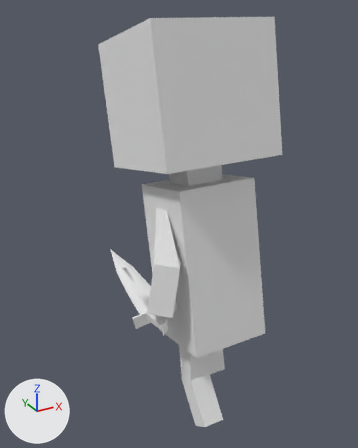
The OBJ model Data/Animations/RunPlayer/run_000008.obj, before and after one commit.
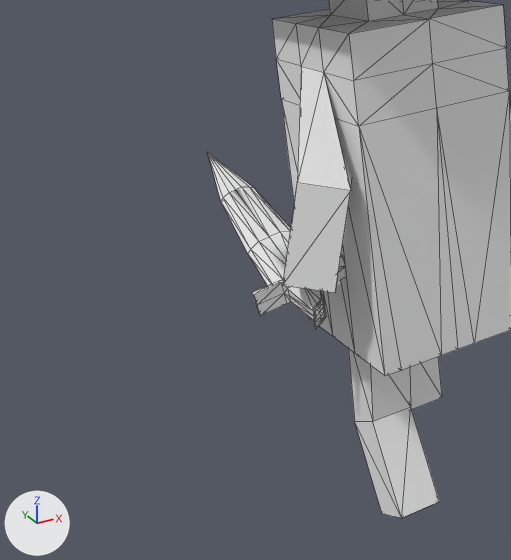
Each version is shown whole from a 50 mm camera at (-0.747, -1.138, 0.977) aimed at (0.061, 0.33, 0.242), then close up on the part from 3% to 72% of the width and 39% to 100% of the height. Lighting does not change. The marker at lower left points along +X, +Y and +Z. The close-ups show mesh edges as thin lines. Where no turn or scale is listed for an object, it has been applied to the vertices. Vertices at the same position are counted once.

The first close-up shows 'Plane_Plane.002'.
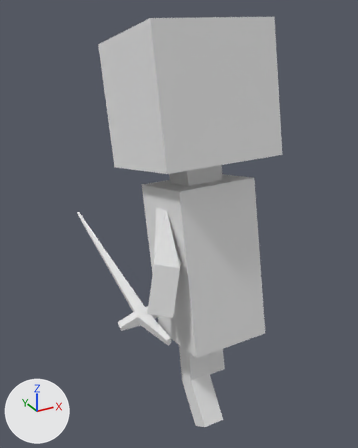
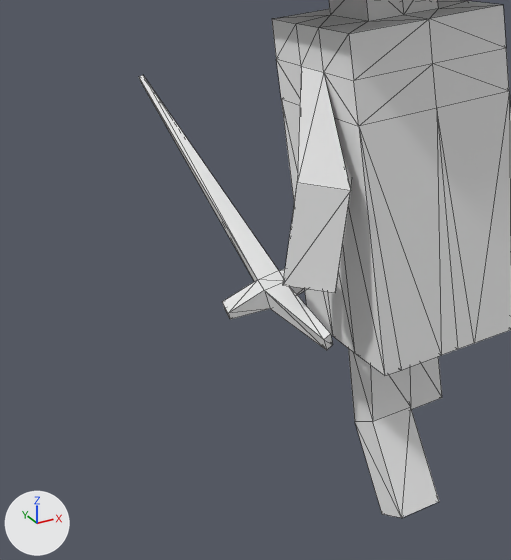
Where the change shows, as pixel boxes [x1, y1, x2, y2] in the close-ups (511 x 560 px):
'Plane_Plane.002', reshaped
    before: [208, 0, 511, 518]
    after: [139, 0, 511, 518]
part 1 of me_plane_plane_002, rebuilt (42% wider, 55% taller)
    before: [208, 153, 344, 330]
    after: [139, 75, 333, 350]

Patch to the scene script:
```diff
--- a/Data/Animations/RunPlayer/run_000008.obj.py
+++ b/Data/Animations/RunPlayer/run_000008.obj.py
@@ me_plane_plane_002 @@
 # used by ob_plane_plane_002; location = (0.0, 0.0, 0.0)
-me_plane_plane_002.from_pydata(...)  # 227 vertices, 448 faces, 1 loose edge; spans x -0.269..0.186, y -0.135..0.526, z -0.296..0.951
+me_plane_plane_002.from_pydata(...)  # 138 vertices, 268 faces; spans x -0.306..0.186, y -0.135..1.014, z -0.296..0.951
+# me_plane_plane_002 part 1: the loose piece of 113 vertices spanning x -0.269..-0.121, y -0.072..0.526, z 0.087..0.157 is rebuilt with 24 vertices and now spans x -0.306..-0.104, y -0.122..1.014, z 0.066..0.135
 me_plane_plane_002.materials.append(mat_material)
```
